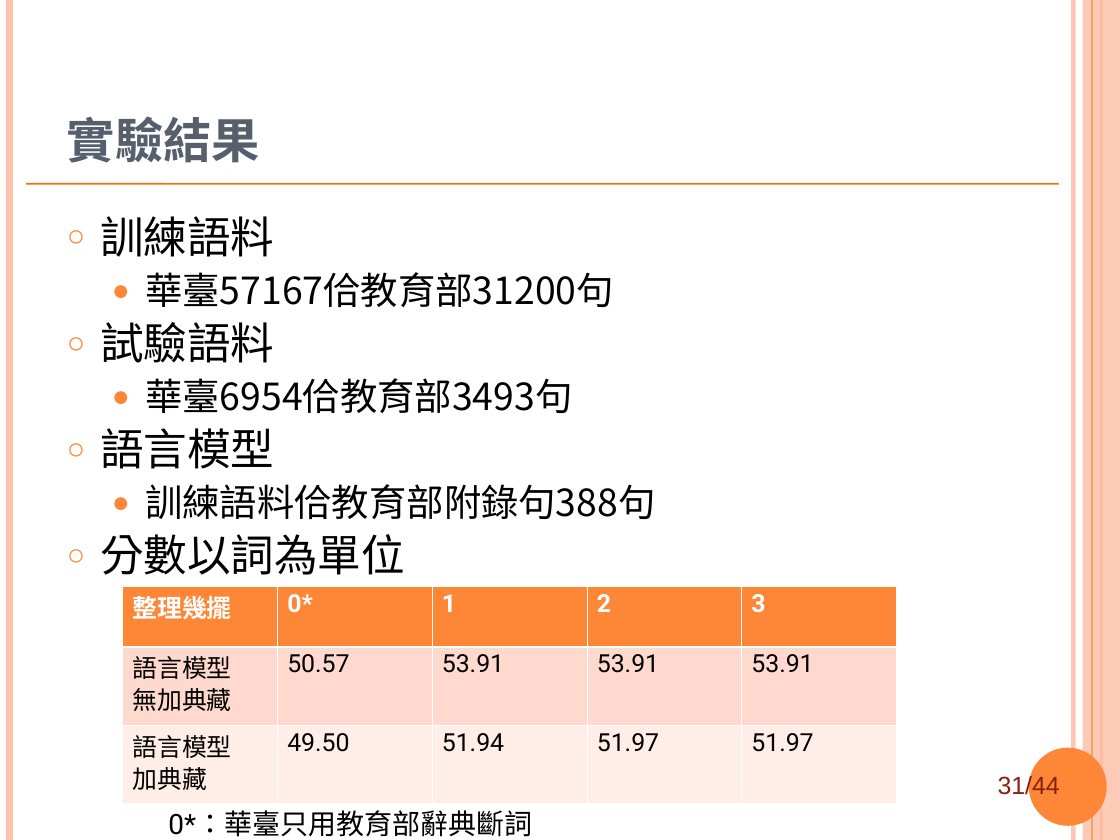
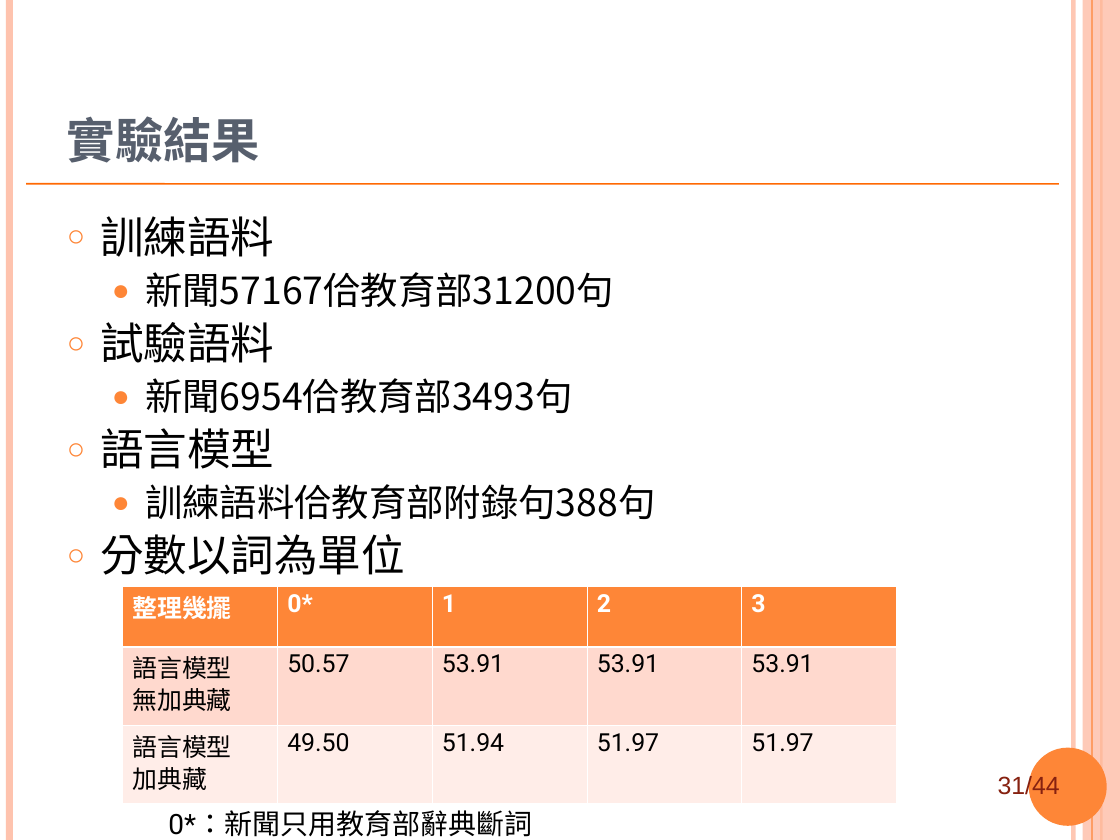
Before and after one commit to sih4sing5hong5/po3-ko3_tau5-iann2-phinn3, a slide deck: slide 31 of 翻譯報告.ppt. Drawn at 1120x840 pixels with LibreOffice and Linux fonts; fonts in the diff are those of the drawing; background and template pictures are left out. Boxes give left, top, right and bottom in pixels: in the first picture for what was removed or moved away, otherwise in the second. Text is boxed around its words. In the diff, an @@ line names an element or a change of style, - is before the commit and + after.

```diff
--- a/翻譯報告.ppt
+++ b/翻譯報告.ppt
@@ text at box(145, 272, 614, 307): text changed @@
-  ● 華臺57167佮教育部31200句
+  ● 新聞57167佮教育部31200句
@@ text at box(145, 378, 572, 413): text changed @@
-  ● 華臺6954佮教育部3493句
+  ● 新聞6954佮教育部3493句
@@ text at box(168, 810, 532, 837): text changed @@
-0*：華臺只用教育部辭典斷詞
+0*：新聞只用教育部辭典斷詞
```
Also in this commit, not shown: 15 other slides changed.
